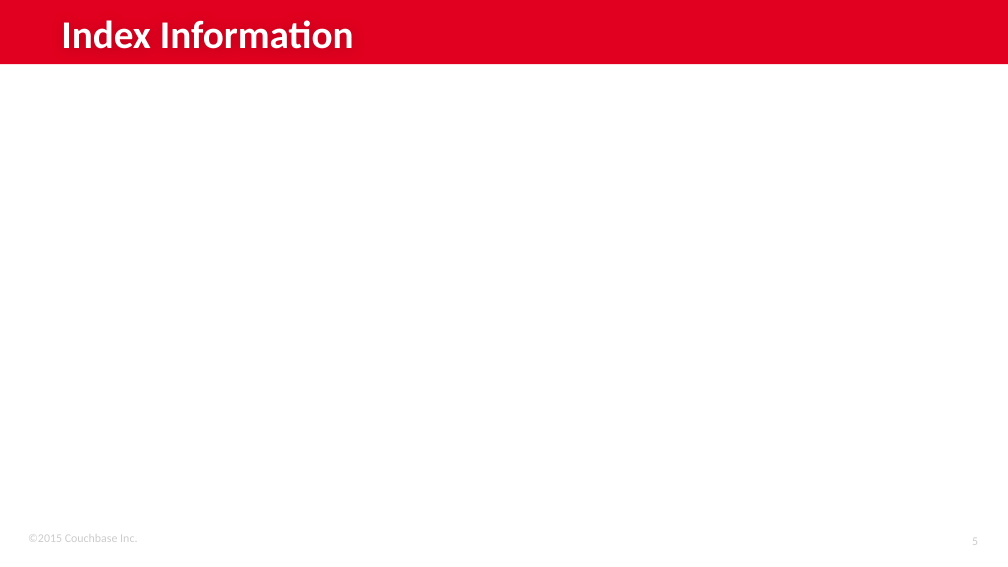
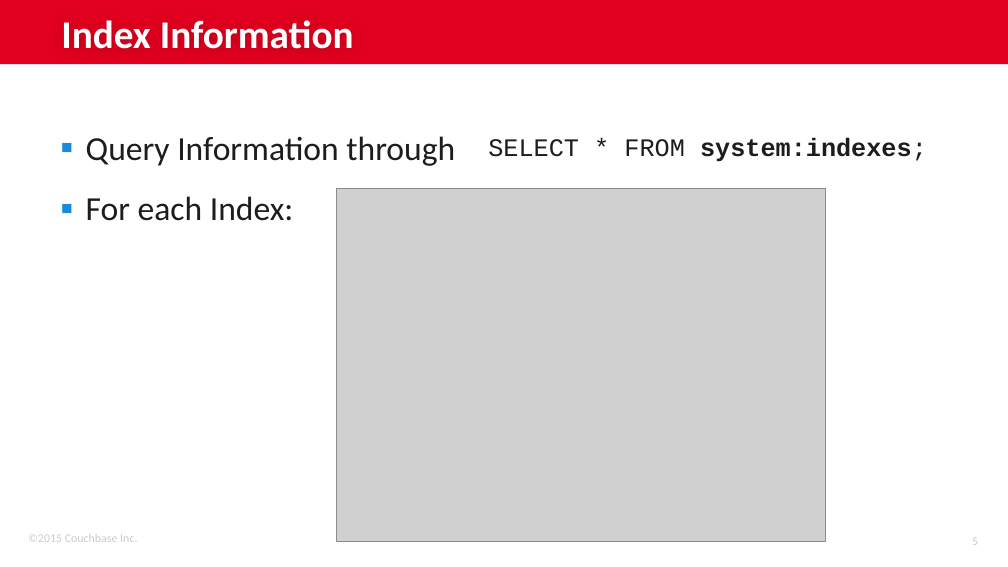
Before and after one commit to subalakr/workshop, a slide deck: slide 5 of server/presentations/07_N1QL Details.pptx. Drawn at 1008x567 pixels with LibreOffice and Linux fonts; fonts in the diff are those of the drawing; grey boxes stand for pictures; background and template pictures are left out. Boxes give left, top, right and bottom in pixels: in the first picture for what was removed or moved away, otherwise in the second. Text is boxed around its words. In the diff, an @@ line names an element or a change of style, - is before the commit and + after.

```diff
--- a/server/presentations/07_N1QL Details.pptx
+++ b/server/presentations/07_N1QL Details.pptx
@@ text added at bbox=[86, 136, 455, 221], 24 pt, text #1E1C1C @@
+▪ Query Information through
+▪ For each Index:
@@ text added at bbox=[488, 138, 927, 162], 18 pt, text #1E1C1C, bold @@
+SELECT * FROM system:indexes;
@@ picture added at bbox=[337, 188, 826, 541] @@
```
Also in this commit, not shown: 1 other slide changed, 1 slide added, 1 slide removed.
